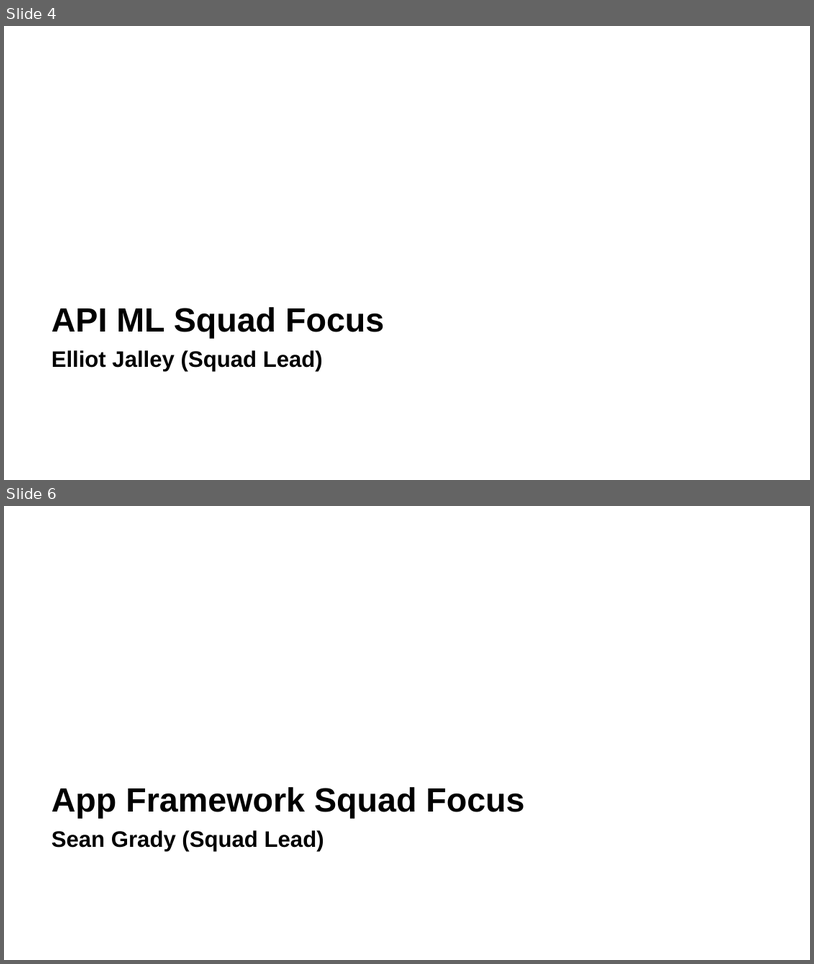
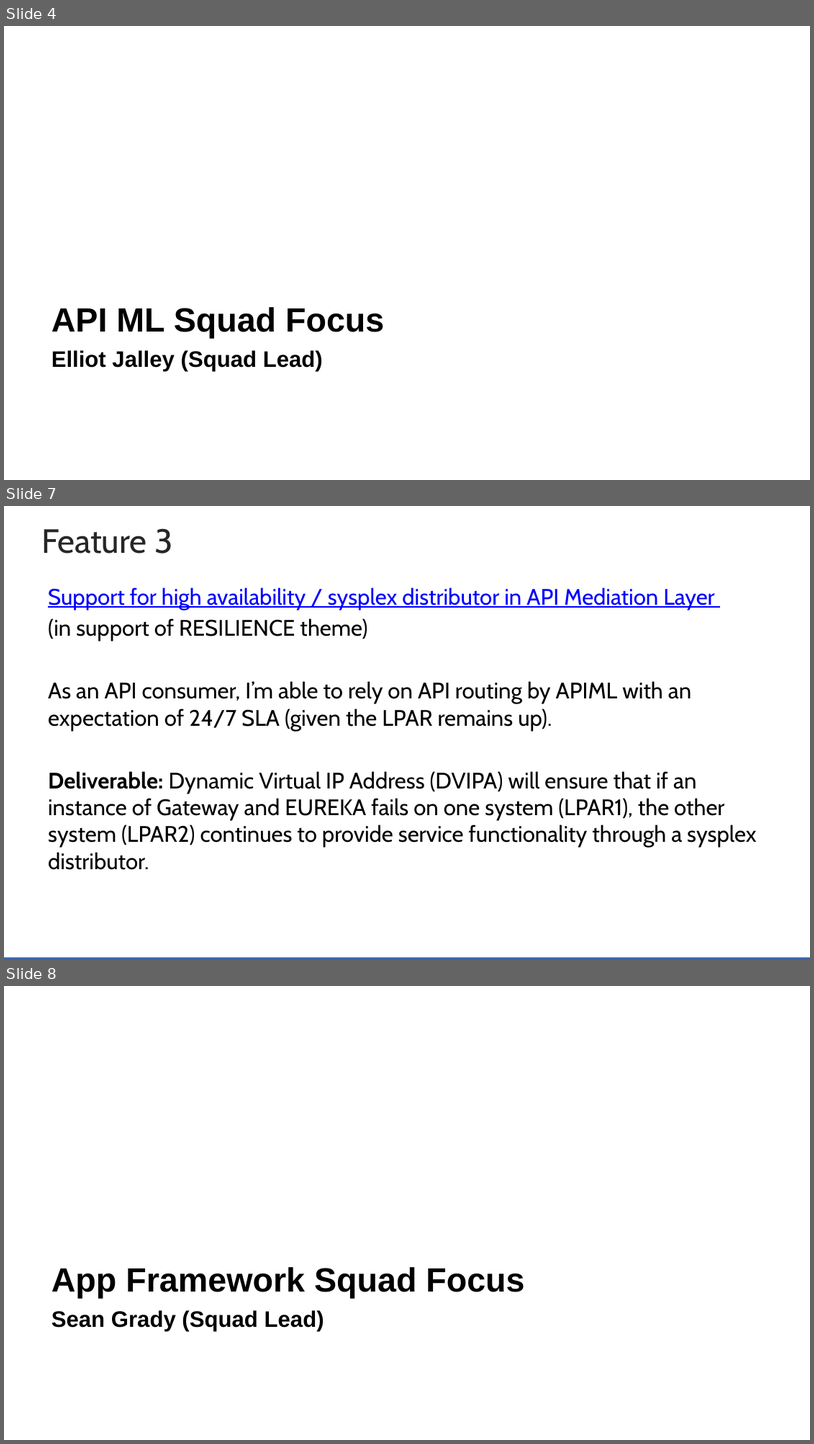
Before and after one commit to zowe/community, a slide deck: Project Management/20PI3 Planning/Zowe Community Squad Focus for 20PI3.pptx. Shown one above the other, each under a label of ours: slides 4 and 6 before the commit, slides 4, 7 and 8 after it; the slides between them are not shown. The pictures are 814x964 and 814x1444 pixels, drawn with LibreOffice and Linux fonts; fonts in the diff are those of the drawing; background and template pictures are left out. Boxes give left, top, right and bottom in pixels: in the first picture for what was removed or moved away, otherwise in the second. Text is boxed around its words. In the diff, an @@ line names an element or a change of style, - is before the commit and + after.

```diff
--- a/Project Management/20PI3 Planning/Zowe Community Squad Focus for 20PI3.pptx
+++ b/Project Management/20PI3 Planning/Zowe Community Squad Focus for 20PI3.pptx
@@ slide 7 added at <box>4,506,810,960</box>, background #FFFFFF @@
@@ title added at <box>41,528,173,554</box>, 30 pt, text #262626 @@
+Feature 3
@@ text added at <box>48,587,757,870</box>, 20 pt, text #000000 @@
+Support for high availability / sysplex distributor in API Mediation Layer
+(in support of RESILIENCE theme)
+As an API consumer, I’m able to rely on API routing by APIML with an expectation of 24/7 SLA (given the LPAR remains up).
+Deliverable: Dynamic Virtual IP Address (DVIPA) will ensure that if an instance of Gateway and EUREKA fails on one system (LPAR1), the other system (LPAR2) continues to provide service functionality through a sysplex distributor.
@@ rectangle added at <box>4,957,810,960</box>, fill #3664AD @@
@@ what was slide 6 is now slide 8 @@
```
Also in this commit, not shown: 1 slide changed, 1 other slide added.
